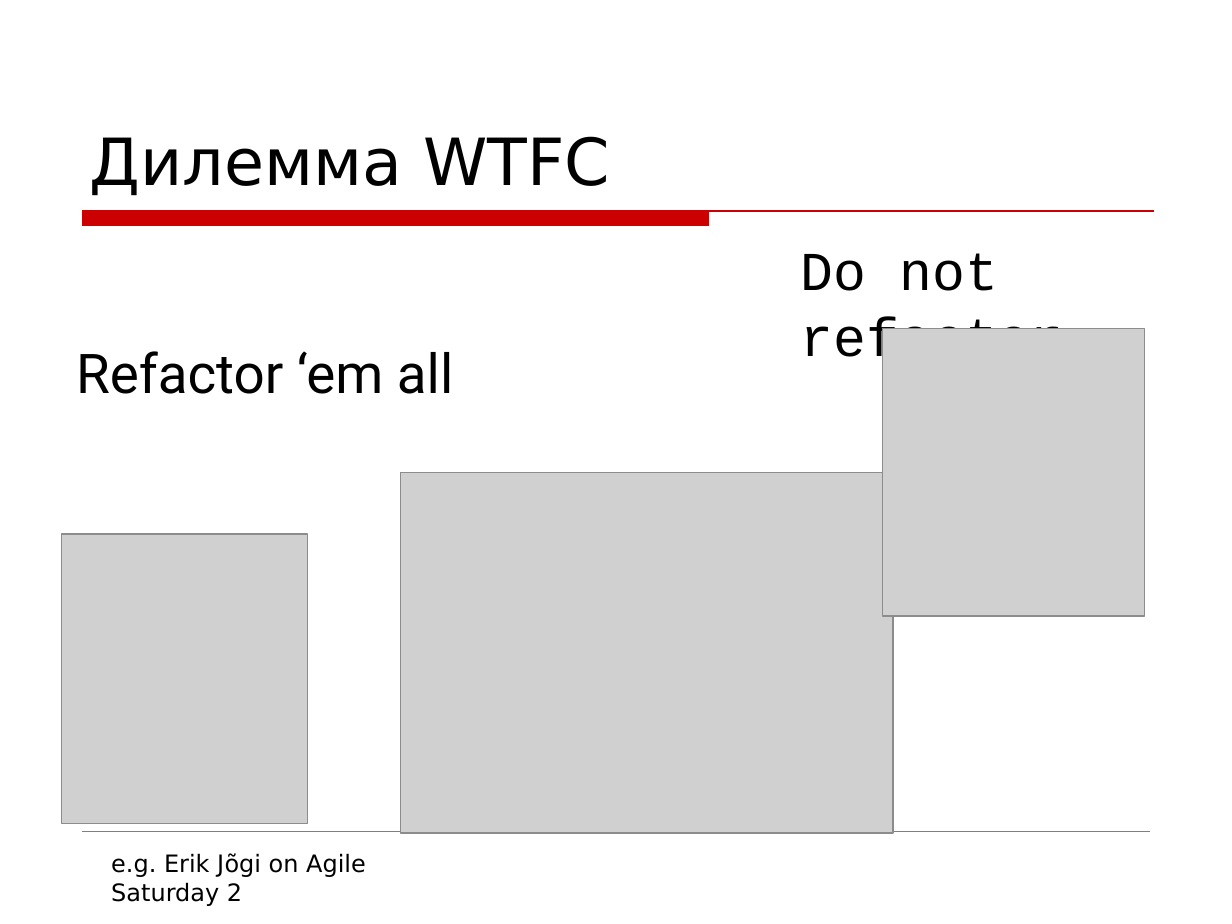
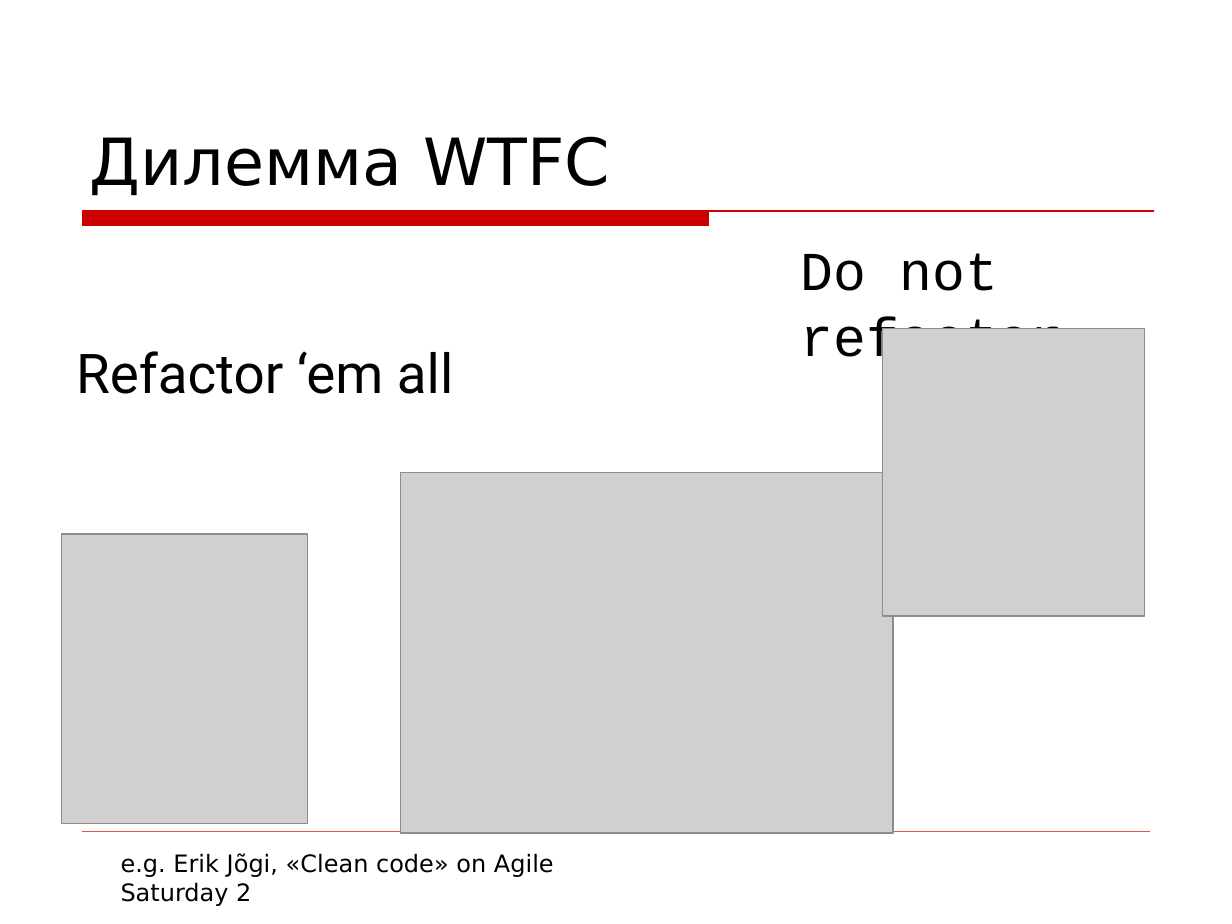
Before and after one commit to asolntsev/presentations, a slide deck: slide 16 of wtf-code/WTF_code.devclub.ru.ppt. Drawn at 1232x924 pixels with LibreOffice and Linux fonts; fonts in the diff are those of the drawing; grey boxes stand for pictures; background and template pictures are left out. Boxes give left, top, right and bottom in pixels: in the first picture for what was removed or moved away, otherwise in the second. Text is boxed around its words. In the diff, an @@ line names an element or a change of style, - is before the commit and + after.

```diff
--- a/wtf-code/WTF_code.devclub.ru.ppt
+++ b/wtf-code/WTF_code.devclub.ru.ppt
@@ text at [121, 853, 554, 906]: text changed @@
-e.g. Erik Jõgi on Agile Saturday 2
+e.g. Erik Jõgi, «Clean code» on Agile Saturday 2
```
Also in this commit, not shown: 1 other slide changed, 2 slides added, 1 slide removed.
